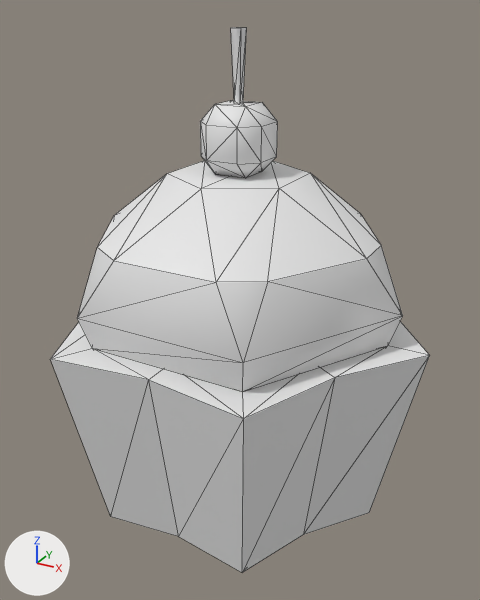
One commit to the FBX model Assets/Resources/Models/Props/cupcake.fbx: the scene before it, then after it.
One viewpoint serves both versions: a 50 mm lens placed at (0.645, -1.167, 1.033), pointed at (0.011, -0.015, 0.457). The lights are fixed; the arrows at lower left show +X, +Y and +Z. The first picture is the older version. Mesh edges are drawn as thin lines. Where no turn or scale is listed for an object, it has been applied to the vertices. Vertices at exactly the same position are counted once.

Names of what the first picture shows: 'cupcake'.
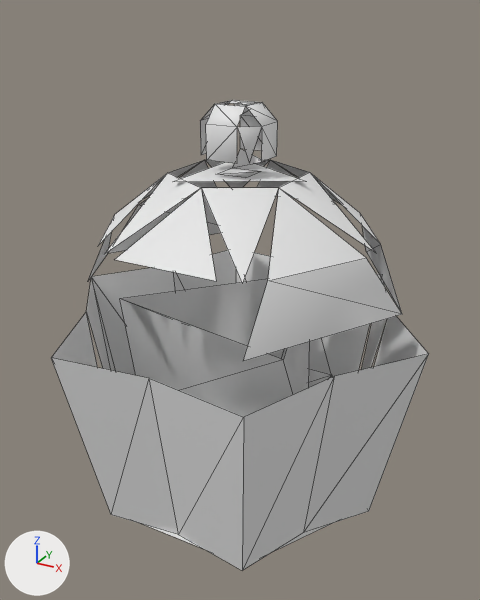
Changed parts and their boxes [x1, y1, x2, y2] in the pictures (480 x 600 px):
'cupcake', reshaped: before [50, 27, 430, 573]; after [51, 100, 429, 570]
part 1 of me_cupcake, rebuilt (22% shorter): before [50, 161, 430, 573]; after [51, 250, 429, 570]
part 2 of me_cupcake, rebuilt (48% shorter): before [200, 27, 278, 178]; after [200, 100, 278, 178]
part 3 of me_cupcake, added: after [88, 160, 402, 361]
part 4 of me_cupcake, added: after [120, 162, 332, 550]

The change in detail:
me_cupcake is used by ob_cupcake; location (0.0, 0.0, 0.0).
me_cupcake had 116 vertices, 204 faces and spanned x -0.419..0.419, y -0.363..0.363, z 0.0..1.0.
me_cupcake now has 177 vertices, 79 faces and spans x -0.417..0.417, y -0.361..0.361, z 0.0..1.0.
me_cupcake part 1: the loose piece of 84 vertices spanning x -0.419..0.419, y -0.363..0.363, z 0.0..0.728 is rebuilt with 26 vertices and now spans x -0.417..0.417, y -0.361..0.361, z 0.0..0.424.
me_cupcake part 2: the loose piece of 32 vertices spanning x -0.068..0.068, y -0.068..0.068, z 0.728..1.0 is rebuilt with 29 vertices and now spans x -0.068..0.068, y -0.068..0.068, z 0.729..0.865.
me_cupcake part 3: a new loose piece of 30 vertices spanning x -0.358..0.358, y -0.31..0.31, z 0.494..0.729.
Part 4, on me_cupcake:
92 vertices are added at x -0.376..0.376, y -0.326..0.326, z 0.004..1.0.
15 new faces join them.
